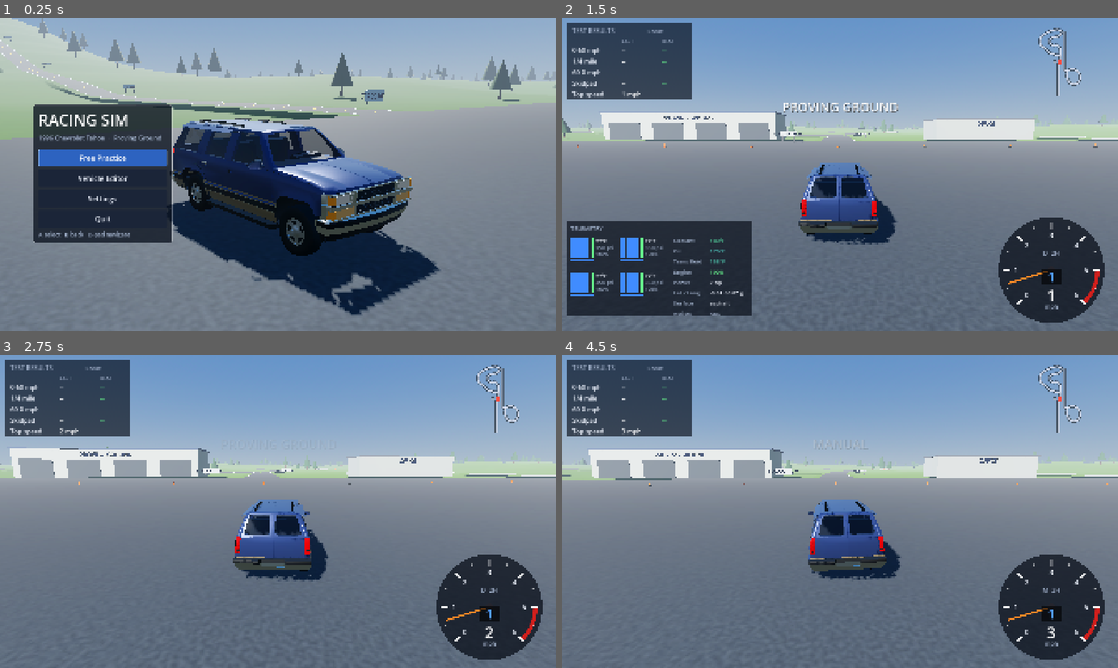
Above: before the commit, frames 1-4 (two rows, left to right).
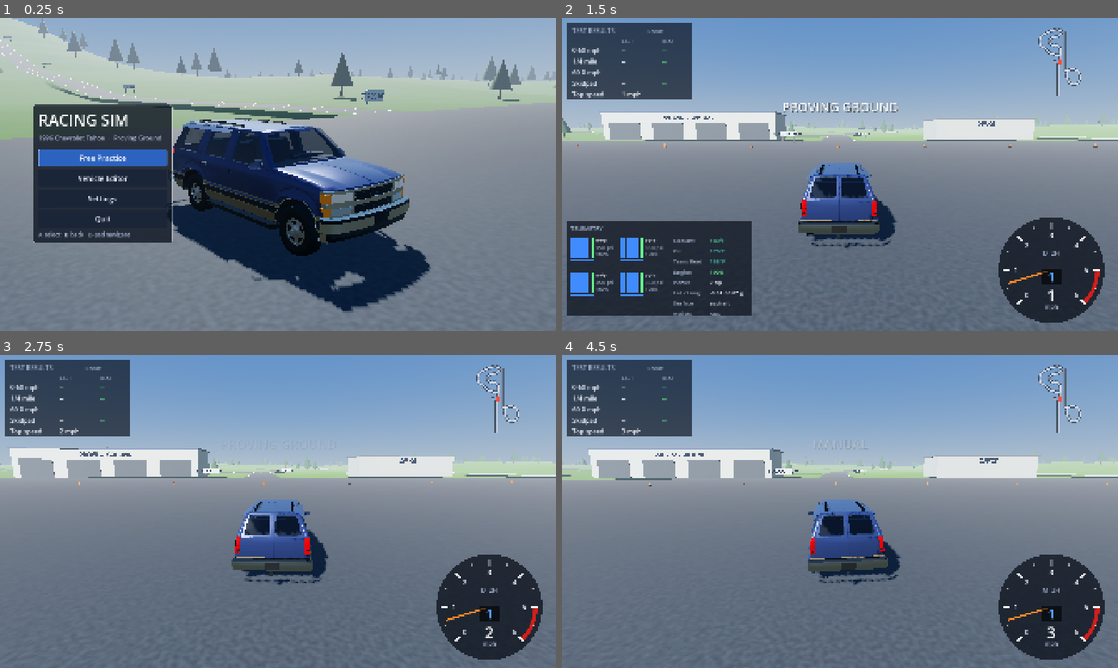
Above: after the commit, the same moments.

Repository: Beefnasty96/Thor-race-sim
Game: Godot game, scene res://scenes/main.tscn
The game is run twice, just before and just after one commit, with the same random seed, the same clock (stepped at 60 frames per second) and the same inputs.
Inputs (mouse positions are in pixels of both pictures, inside the frame that each line leads up to):
- Up to frame 1 (0.25 s): no input
- Up to frame 2 (1.5 s): tap Enter (ui_accept) at 0.5, 0.77 s; move the mouse to (962, 158) at 0.52 s; hold D (steer_right) 0.53-1.25 s; hold C (camera) 0.53-1.25 s; click (962, 158) at 0.67 s; drag from (728, 190) to (812, 237) at 1.27 s
- Up to frame 3 (2.75 s): move the mouse to (333, 442) at 2.02 s; hold D (steer_right) from 2.03 s (still down); hold T (telemetry) from 2.03 s (still down)
- Up to frame 4 (4.5 s): release D (steer_right) at 2.75 s; release T (telemetry) at 2.75 s; drag from (812, 574) to (673, 464) at 2.77 s; move the mouse to (1006, 558) at 3.52 s; hold A (steer_left) 3.53-4.25 s; hold M (trans_mode) 3.53-4.25 s; tap Enter (ui_accept) at 3.77 s; drag from (673, 464) to (756, 433) at 4.27 s

The runs differ from the first frame. In frame 1, 2.8% of the frame differs, in the area x 30-80%, y 35-96%; in frame 2, 0.5%; in frame 3, 0.5%; in frame 4, 0.5%.

Commit message:
Tahoe body from reference photos: snug wheel arches with chrome moldings, flush framed headlamps/grille, new chrome front/rear bumpers, windshield restored, '95-'99 dashboard rebuilt, black gauge faces
Co-Authored-By: Claude Opus 5.5 <noreply@anthropic.com>
Claude-Session: https://claude.ai/code/session_01QXqqGxjNxHwcdJcwNd6LqW

Diff:
--- a/assets/cars/tahoe_1996/model_info.json
+++ b/assets/cars/tahoe_1996/model_info.json
@@ -47,5 +47,5 @@
       -0.2989
     ]
   },
-  "triangles": 9789
+  "triangles": 9631
 }
--- a/scripts/vehicle/car_model.gd
+++ b/scripts/vehicle/car_model.gd
@@ -181,10 +181,8 @@
 	cm.height = 0.002
 	cm.radial_segments = 20
 	var mat := StandardMaterial3D.new()
-	mat.albedo_color = Color(0.04, 0.05, 0.05)
-	mat.emission_enabled = true
-	mat.emission = Color(0.35, 0.85, 0.55)      # green-lit 90s GM cluster
-	mat.emission_energy_multiplier = 0.12
+	mat.albedo_color = Color(0.025, 0.025, 0.03)  # black faces, white scales ('95-'99 cluster)
+	mat.roughness = 0.6
 	cm.material = mat
 	mi.mesh = cm
 	mi.rotation = Vector3(PI * 0.5, 0, 0)        # face the driver (+Z)
Binary file changed: assets/cars/tahoe_1996/tahoe_body.glb
Binary file changed: assets/cars/tahoe_1996/tahoe_wheel.glb
